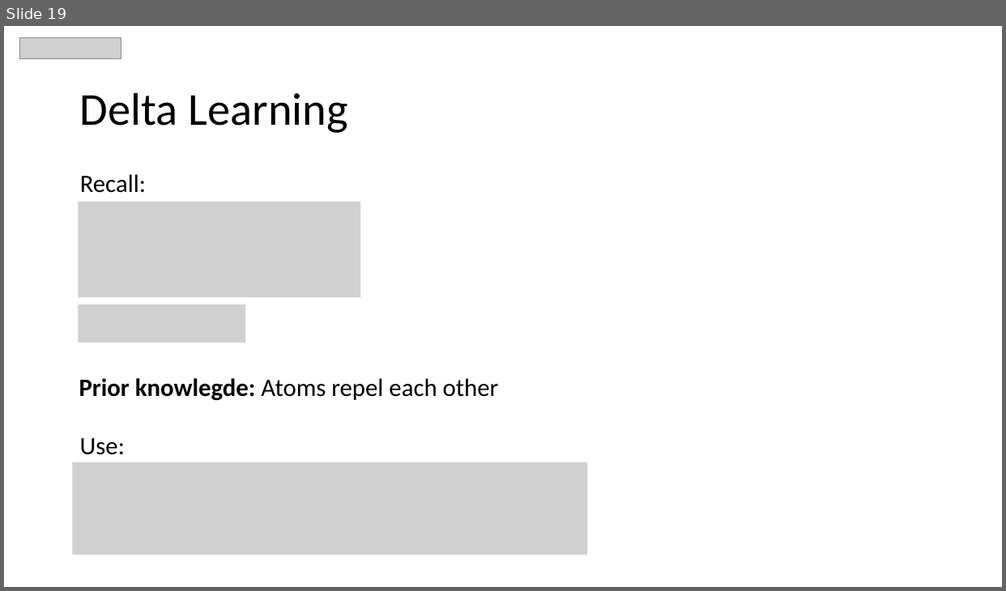
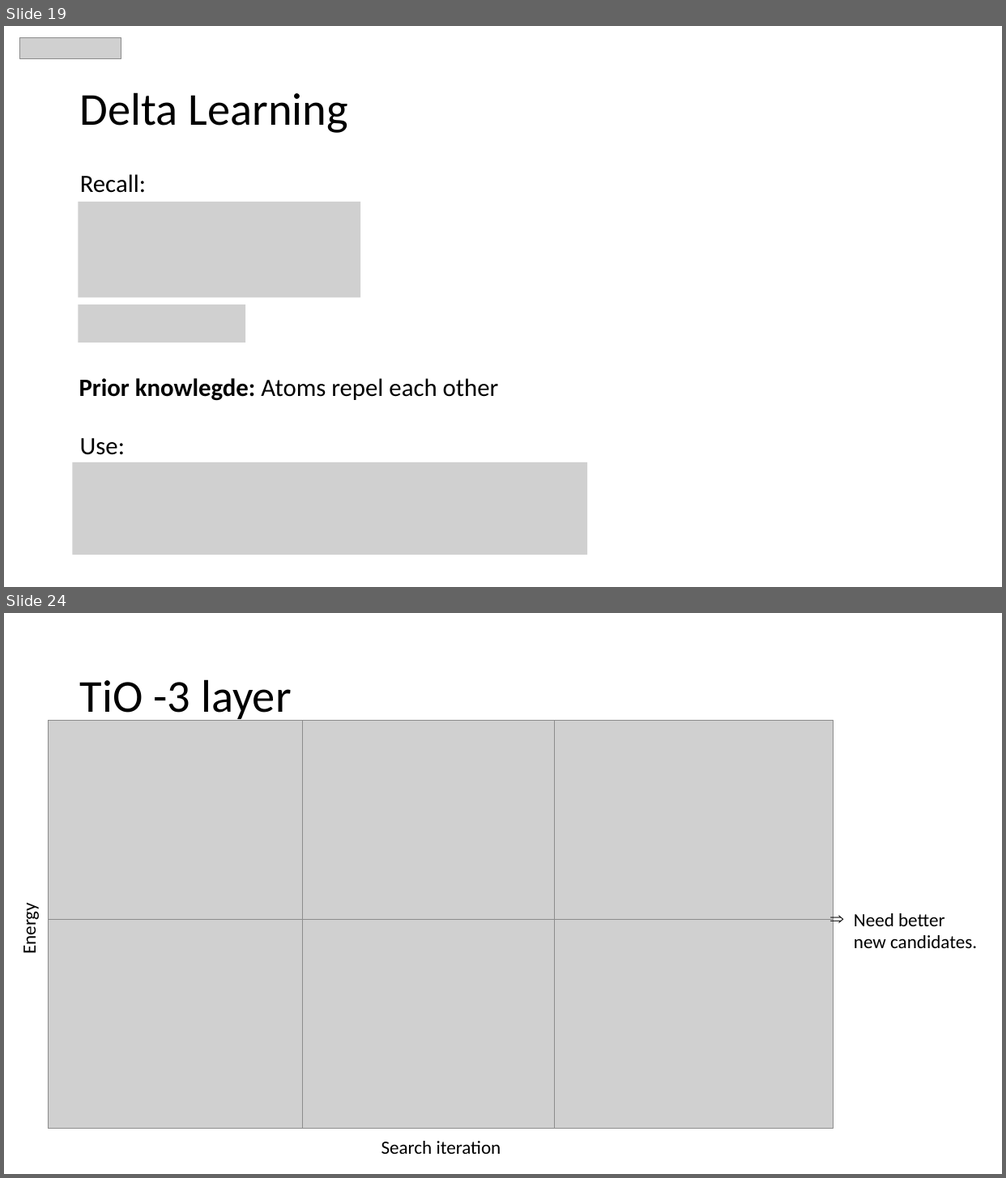
Before and after one commit to MaltheBisbo/learningForces, a slide deck: Presentations/Group meetings/2018-11-6-Malthe.pptx. Shown one above the other, each under a label of ours: slide 19 before the commit, slides 19 and 24 after it; the slides between them are not shown. The pictures are 1006x591 and 1006x1178 pixels, drawn with LibreOffice and Linux fonts; fonts in the diff are those of the drawing; grey boxes stand for pictures. Boxes give left, top, right and bottom in pixels: in the first picture for what was removed or moved away, otherwise in the second. Text is boxed around its words. In the diff, an @@ line names an element or a change of style, - is before the commit and + after.

```diff
--- a/Presentations/Group meetings/2018-11-6-Malthe.pptx
+++ b/Presentations/Group meetings/2018-11-6-Malthe.pptx
@@ slide 24 added at <box>4,613,1002,1174</box>, background #FFFFFF @@
@@ title added at <box>80,679,292,722</box>, 44 pt, text #000000 @@
+TiO -3 layer
@@ picture added at <box>49,720,326,929</box> @@
@@ picture added at <box>303,720,582,929</box> @@
@@ picture added at <box>554,720,833,929</box> @@
@@ text added at <box>18,908,40,953</box>, 18 pt, text #000000 @@
+Energy
@@ picture added at <box>49,920,326,1129</box> @@
@@ picture added at <box>303,920,582,1129</box> @@
@@ picture added at <box>554,920,833,1129</box> @@
@@ text added at <box>854,914,977,948</box>, 18 pt, text #000000 @@
+⇒ Need better
+  new candidates.
@@ text added at <box>381,1141,501,1154</box>, 18 pt, text #000000 @@
+Search iteration
```
Also in this commit, not shown: 18 other slides added, 2 slides removed, 3 other files.
